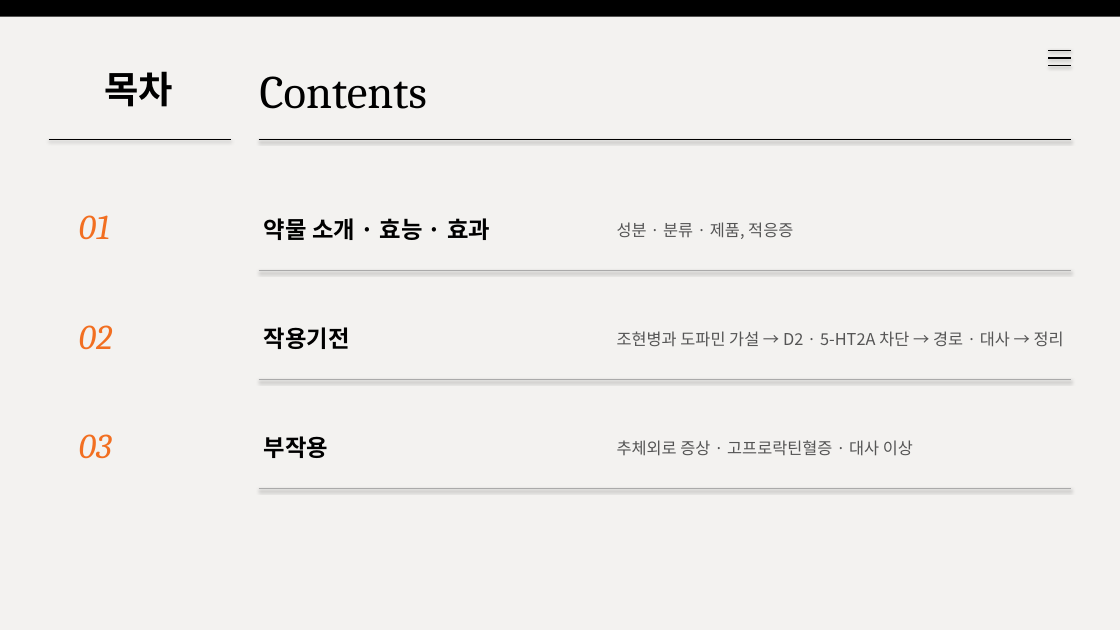
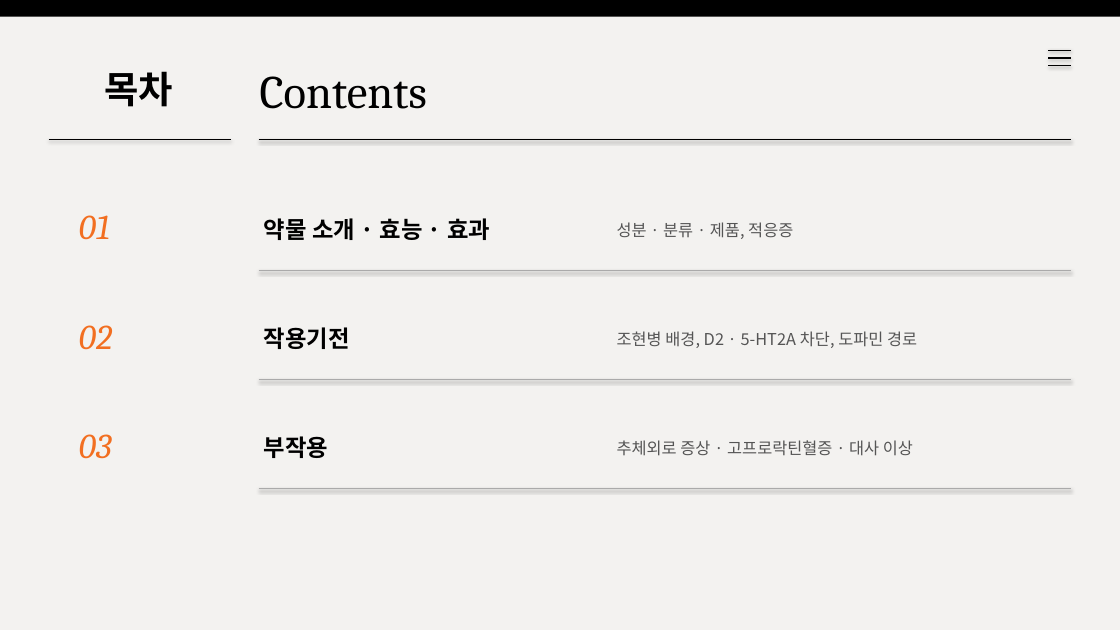
Before and after one commit to wlwl991123-prog/webtoon-app, a slide deck: slide 2 of risperidone.pptx. Drawn at 1120x630 pixels with LibreOffice and Linux fonts; fonts in the diff are those of the drawing. Boxes give left, top, right and bottom in pixels: in the first picture for what was removed or moved away, otherwise in the second. Text is boxed around its words. In the diff, an @@ line names an element or a change of style, - is before the commit and + after.

```diff
--- a/risperidone.pptx
+++ b/risperidone.pptx
@@ text at [617,331,917,348]: text changed @@
-조현병과 도파민 가설 → D2 · 5-HT2A 차단 → 경로 · 대사 → 정리
+조현병 배경, D2 · 5-HT2A 차단, 도파민 경로
```
Also in this commit, not shown: 10 other slides changed.
